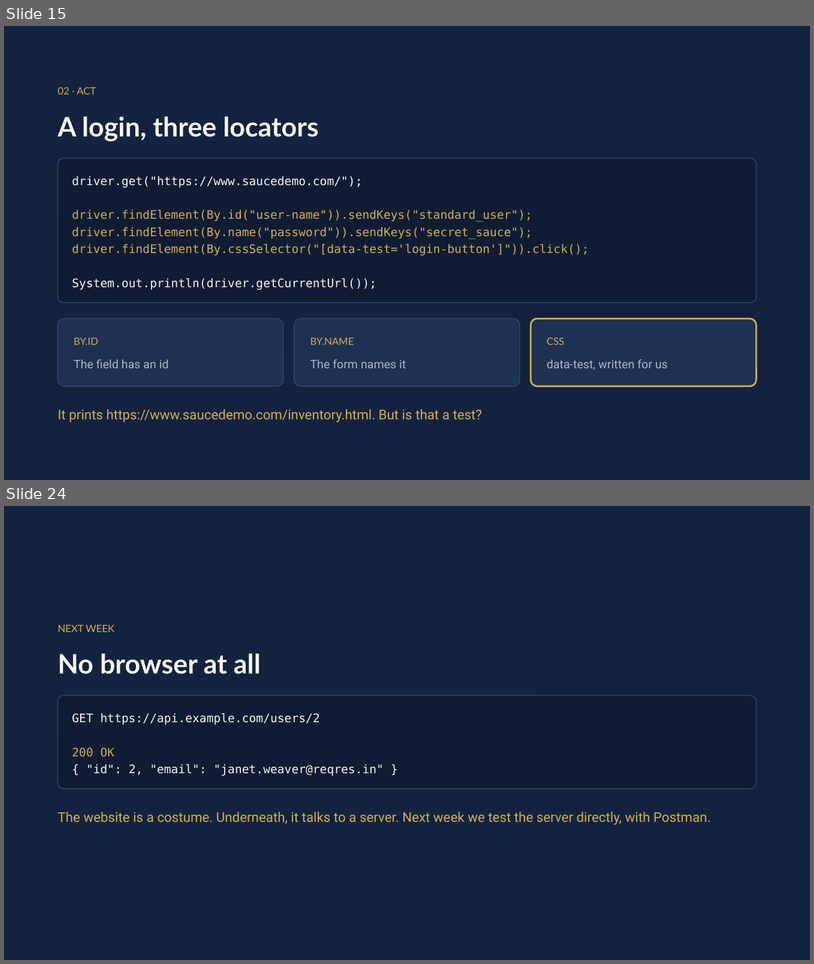
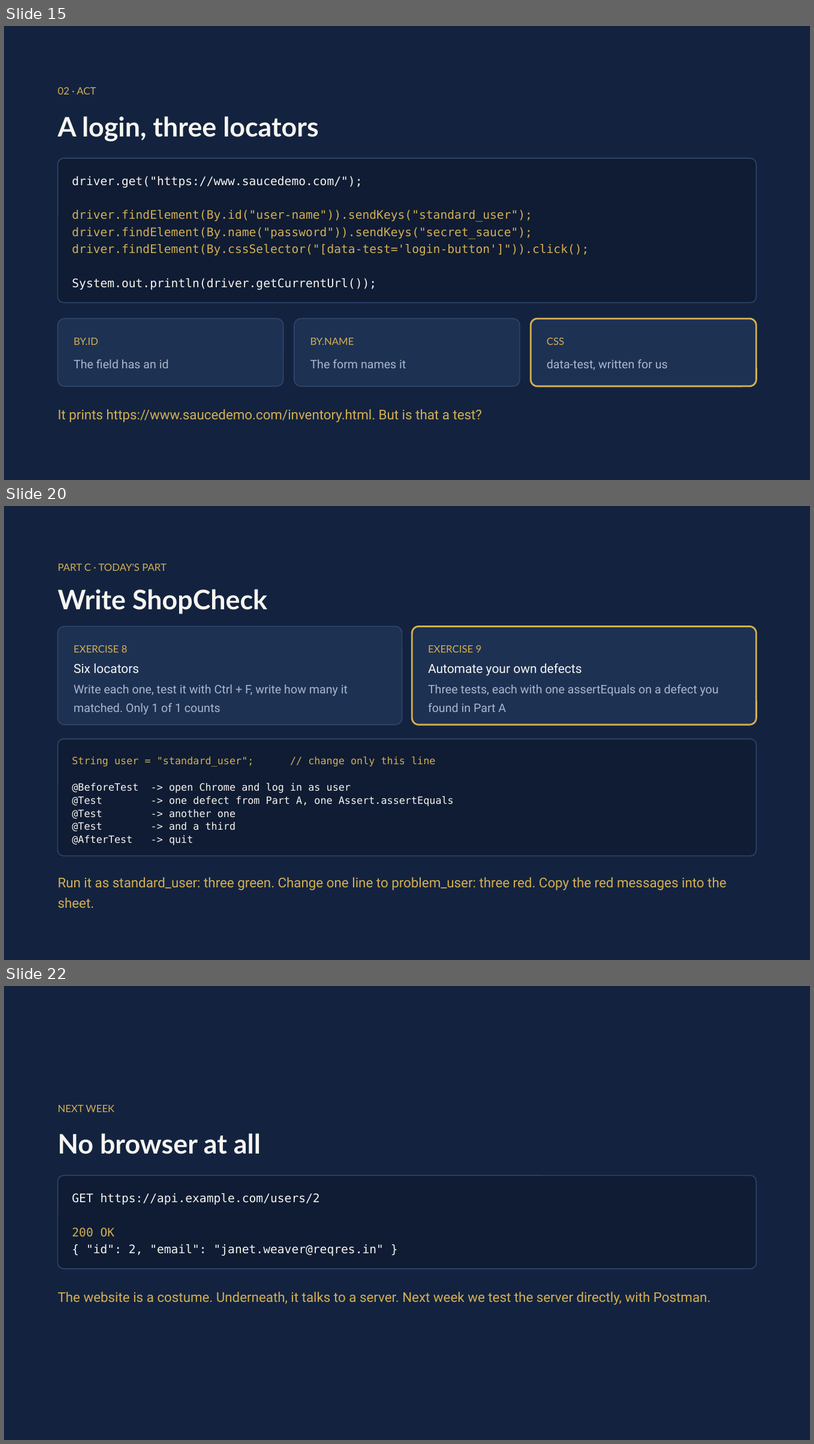
Before and after one commit to MohamedShehab280/software-testing, a slide deck: week-04/Week 4 - Locators and Assertions.pptx. Shown one above the other, each under a label of ours: slides 15 and 24 before the commit, slides 15, 20 and 22 after it; the slides between them are not shown. The pictures are 814x964 and 814x1444 pixels, drawn with LibreOffice and Linux fonts; fonts in the diff are those of the drawing. Boxes give left, top, right and bottom in pixels: in the first picture for what was removed or moved away, otherwise in the second. Text is boxed around its words. In the diff, an @@ line names an element or a change of style, - is before the commit and + after.

Commit message:
Week 4: assert is one example, the task gets its own slides

```diff
--- a/week-04/Week 4 - Locators and Assertions.pptx
+++ b/week-04/Week 4 - Locators and Assertions.pptx
@@ slide 20 added at <box>4,506,810,960</box>, background #13233F @@
@@ text added at <box>58,564,167,571</box>, 12 pt, text #D4AF52 @@
+PART C · TODAY'S PART
@@ text added at <box>58,589,267,614</box>, 32 pt, text #F7F5F0, bold @@
+Write ShopCheck
@@ rounded rectangle added at <box>58,627,402,724</box>, fill #1D3153, outline #31486E 1 pt @@
@@ rounded rectangle added at <box>413,627,756,724</box>, fill #1D3153, outline #D4AF52 2 pt @@
@@ text added at <box>74,645,128,652</box>, 12 pt, text #D4AF52 @@
+EXERCISE 8
@@ text added at <box>428,645,482,652</box>, 12 pt, text #D4AF52 @@
+EXERCISE 9
@@ text added at <box>74,663,139,673</box>, 15 pt, text #F7F5F0 @@
+Six locators
@@ text added at <box>428,663,582,676</box>, 15 pt, text #F7F5F0 @@
+Automate your own defects
@@ text added at <box>74,684,348,714</box>, 14 pt, text #AAB7CC @@
+Write each one, test it with Ctrl + F, write how many it matched. Only 1 of 1 counts
@@ text added at <box>428,684,719,712</box>, 14 pt, text #AAB7CC @@
+Three tests, each with one assertEquals on a defect you found in Part A
@@ rounded rectangle added at <box>58,739,757,856</box>, fill #0F1C33, outline #31486E 1 pt @@
@@ text added at <box>72,756,435,766</box>, 12 pt, text #D4AF52 @@
+String user = "standard_user"; // change only this line
@@ text added at <box>72,783,351,793</box>, 12 pt, text #F7F5F0 @@
+@BeforeTest -> open Chrome and log in as user
@@ text added at <box>72,796,454,806</box>, 12 pt, text #F7F5F0 @@
+@Test -> one defect from Part A, one Assert.assertEquals
@@ text added at <box>72,809,236,819</box>, 12 pt, text #F7F5F0 @@
+@Test -> another one
@@ text added at <box>72,822,236,831</box>, 12 pt, text #F7F5F0 @@
+@Test -> and a third
@@ text added at <box>72,835,193,845</box>, 12 pt, text #F7F5F0 @@
+@AfterTest -> quit
@@ text added at <box>58,877,726,907</box>, 16 pt, text #D4AF52 @@
+Run it as standard_user: three green. Change one line to problem_user: three red. Copy the red messages into the sheet.
@@ what was slide 24 is now slide 22 @@
```
Also in this commit, not shown: 3 slides changed, 4 other slides added, 7 slides removed, 1 other file.
